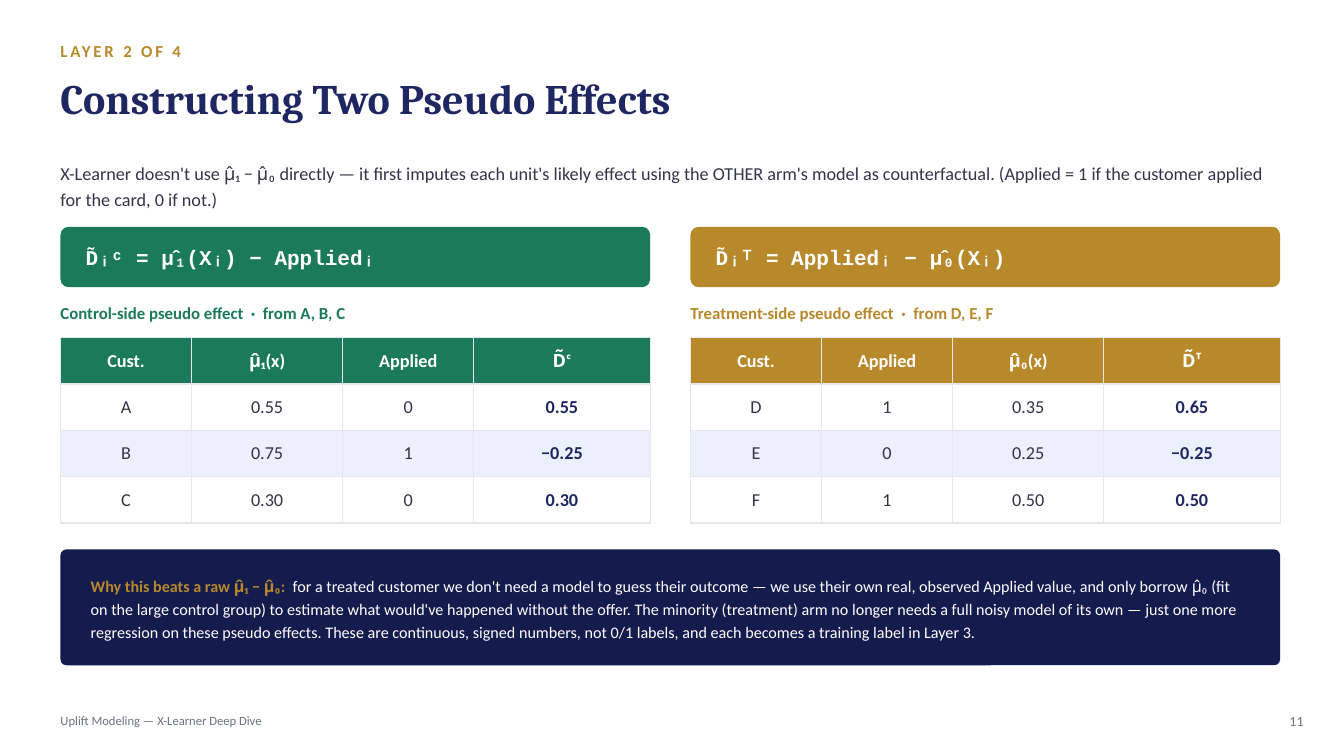
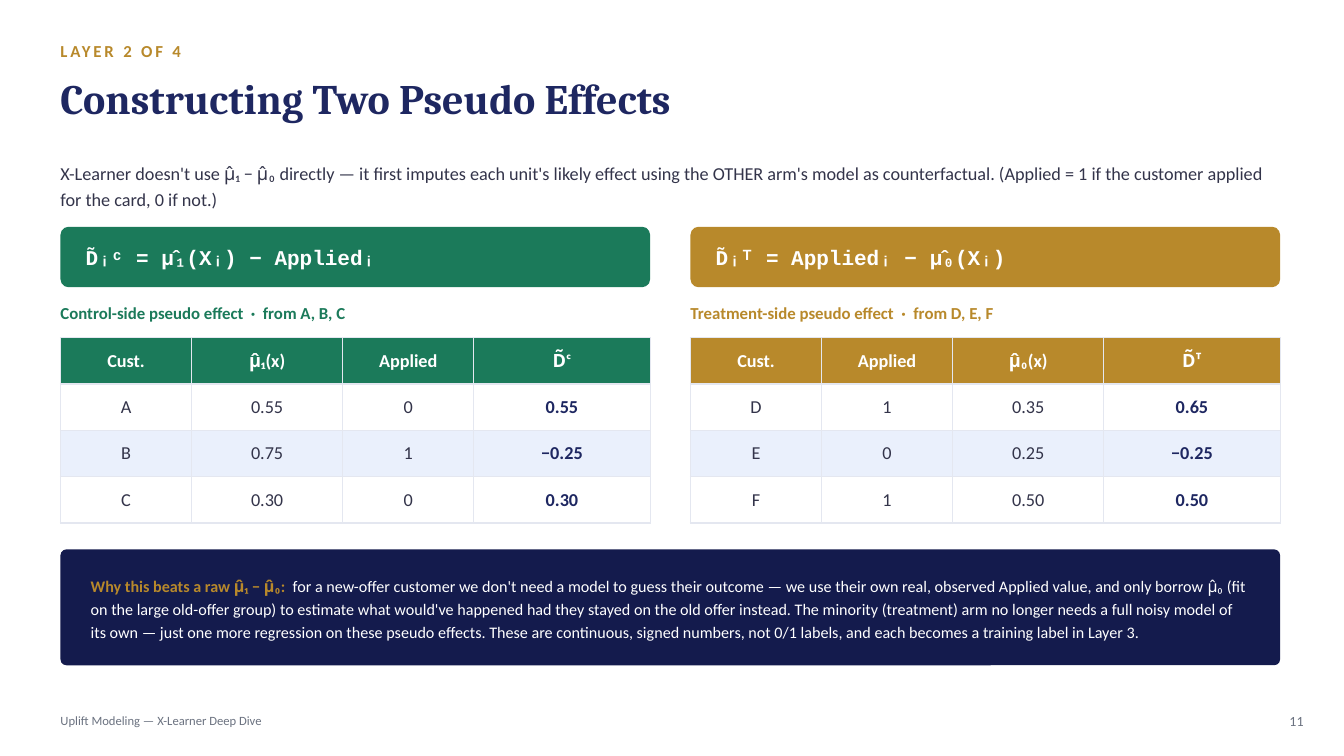
Before and after one commit to crystal1361/uplift-model, a slide deck: slide 11 of uplift_model_deck.pptx. Drawn at 1344x756 pixels with LibreOffice and Linux fonts; fonts in the diff are those of the drawing. Boxes give left, top, right and bottom in pixels: in the first picture for what was removed or moved away, otherwise in the second. Text is boxed around its words. In the diff, an @@ line names an element or a change of style, - is before the commit and + after.

```diff
--- a/uplift_model_deck.pptx
+++ b/uplift_model_deck.pptx
@@ text at [91,579,1246,641]: text changed @@
-Why this beats a raw μ̂₁ − μ̂₀: for a treated customer we don't need a model to guess their outcome — we use their own real, observed Applied value, and only borrow μ̂₀ (fit on the large control group) to estimate what would've happened without the offer. The minority (treatment) arm no longer needs a full noisy model of its own — just one more regression on these pseudo effects. These are continuous, signed numbers, not 0/1 labels, and each becomes a training label in Layer 3.
+Why this beats a raw μ̂₁ − μ̂₀: for a new-offer customer we don't need a model to guess their outcome — we use their own real, observed Applied value, and only borrow μ̂₀ (fit on the large old-offer group) to estimate what would've happened had they stayed on the old offer instead. The minority (treatment) arm no longer needs a full noisy model of its own — just one more regression on these pseudo effects. These are continuous, signed numbers, not 0/1 labels, and each becomes a training label in Layer 3.
```
Also in this commit, not shown: 8 other slides changed, 1 other file.
